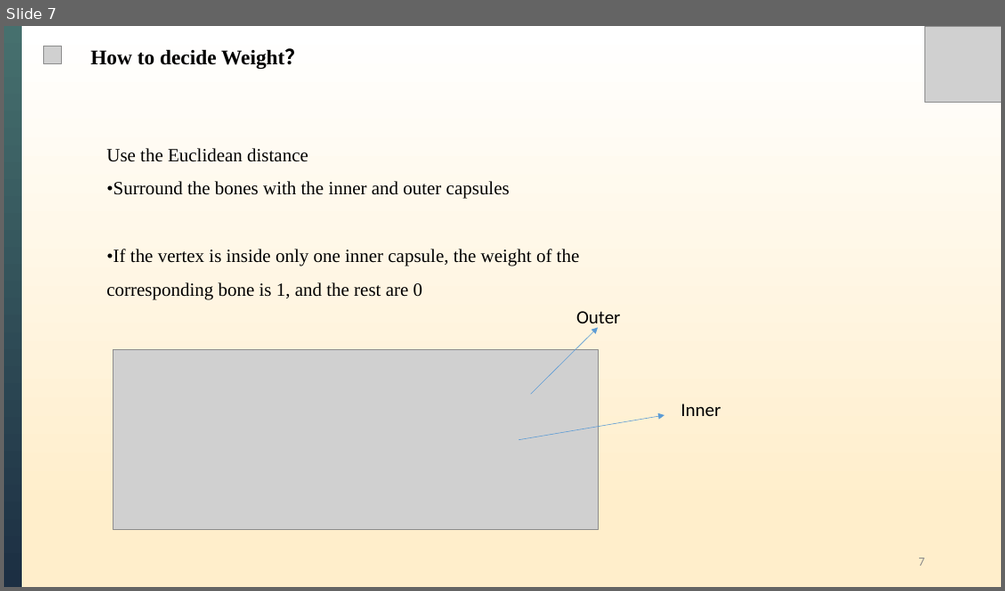
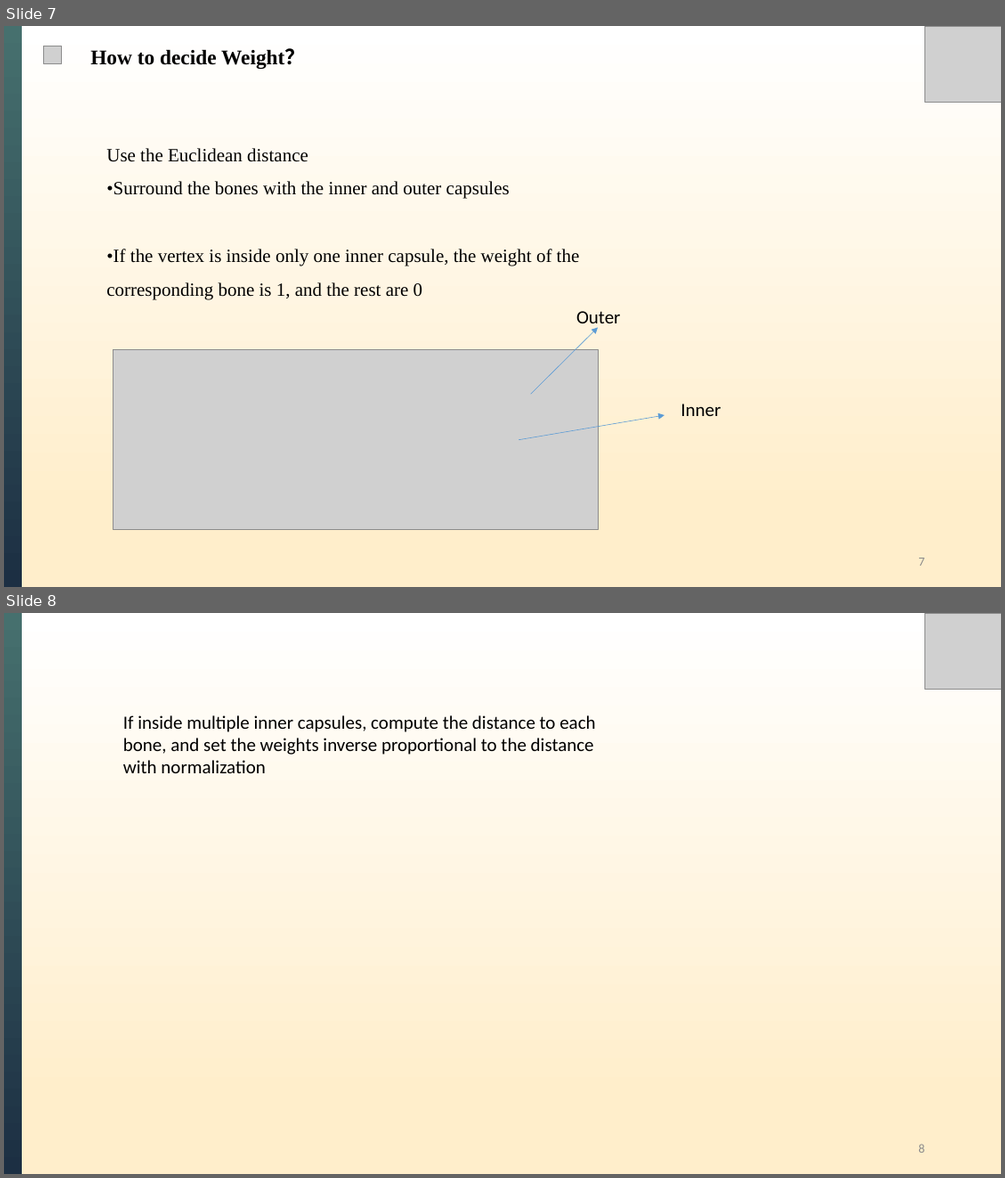
Before and after one commit to XiongWT1024/self-study-2024, a slide deck: LBS_SMPL/LBS_SMPL.pptx. Shown one above the other, each under a label of ours: slide 7 before the commit, slides 7 and 8 after it. The pictures are 1005x591 and 1005x1178 pixels, drawn with LibreOffice and Linux fonts; fonts in the diff are those of the drawing; grey boxes stand for pictures. Boxes give left, top, right and bottom in pixels: in the first picture for what was removed or moved away, otherwise in the second. Text is boxed around its words. In the diff, an @@ line names an element or a change of style, - is before the commit and + after.

```diff
--- a/LBS_SMPL/LBS_SMPL.pptx
+++ b/LBS_SMPL/LBS_SMPL.pptx
@@ slide 8 added at bbox=[4, 613, 1001, 1174], background gradient #FFEECB to #FFFFFF @@
@@ rectangle added at bbox=[4, 613, 22, 1174], fill gradient #46706E to #1C2F43 @@
@@ picture added at bbox=[925, 613, 1001, 689] @@
@@ text added at bbox=[123, 715, 595, 773], 18 pt, text #000000 @@
+If inside multiple inner capsules, compute the distance to each
+bone, and set the weights inverse proportional to the distance
+with normalization
@@ page number added at bbox=[918, 1143, 924, 1152], 12 pt, text #8C8C8C @@
+8
```
Also in this commit, not shown: 1 slide removed, 1 other file.
